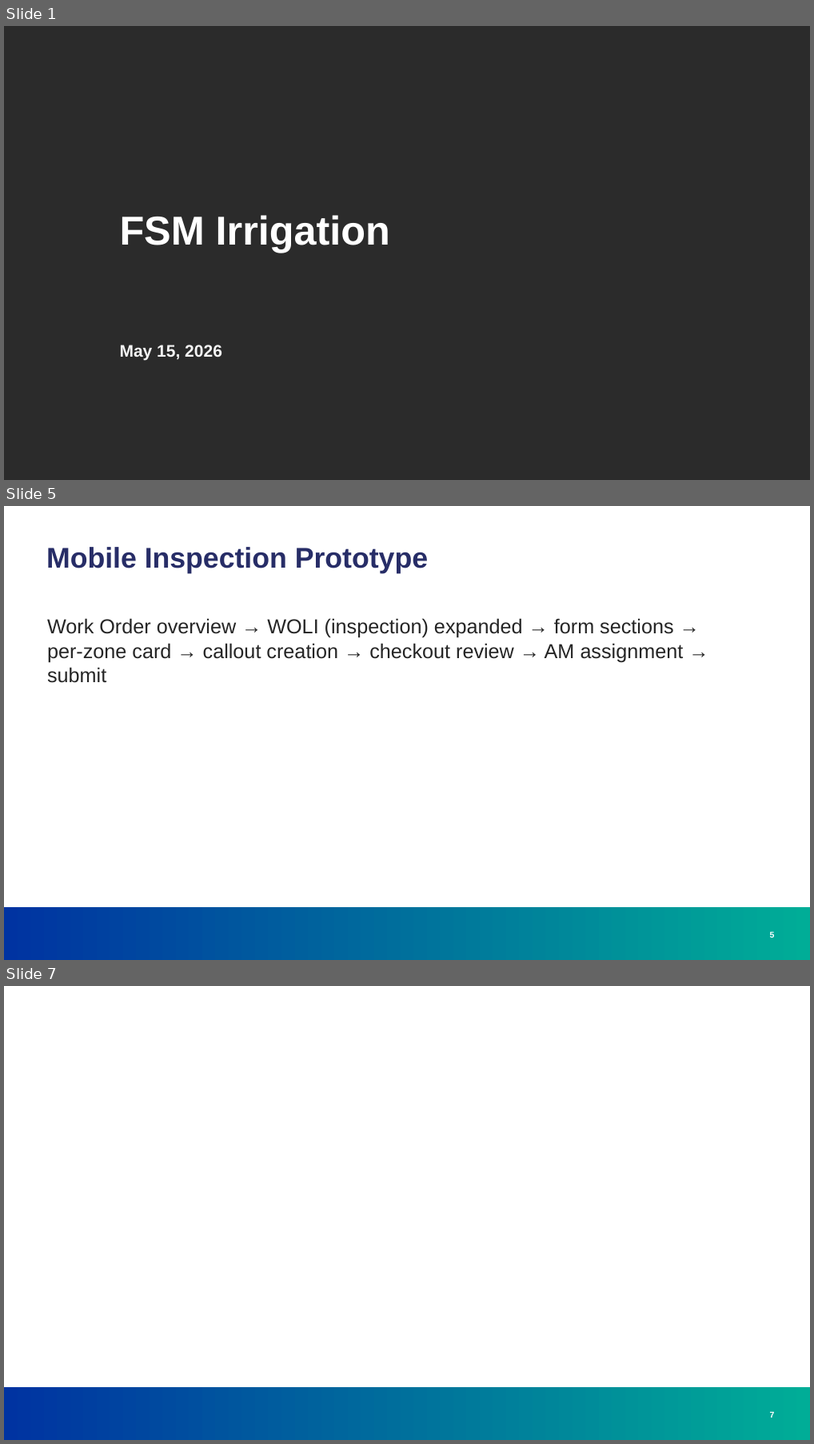
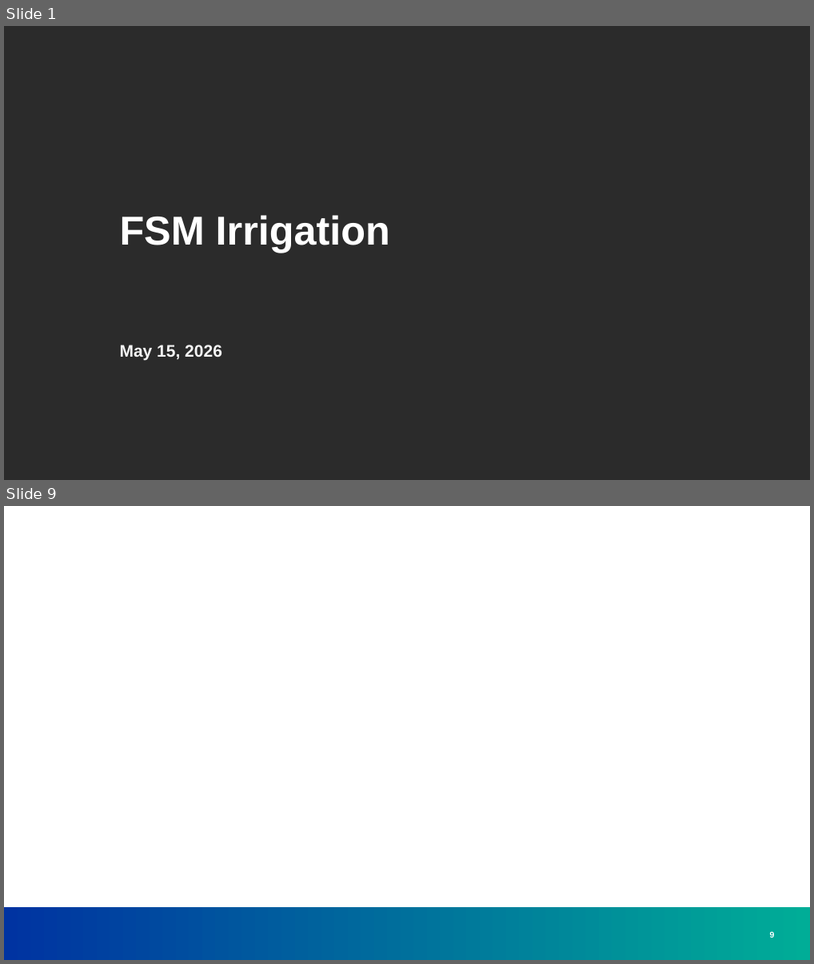
Before and after one commit to greg-e/irrigation, a slide deck: fsm_irrigation.pptx. Shown one above the other, each under a label of ours: slides 1, 5 and 7 before the commit, slides 1 and 9 after it; the slides between them are not shown. The pictures are 814x1444 and 814x964 pixels, drawn with LibreOffice and Linux fonts; fonts in the diff are those of the drawing; background and template pictures are left out; a plain dark background stands for a picture behind light text. Boxes give left, top, right and bottom in pixels: in the first picture for what was removed or moved away, otherwise in the second. Text is boxed around its words. In the diff, an @@ line names an element or a change of style, - is before the commit and + after.

Commit message:
Update prototypes, docs, and discovery artifacts

```diff
--- a/fsm_irrigation.pptx
+++ b/fsm_irrigation.pptx
@@ slide 5 removed at box(4, 506, 810, 960), background #FFFFFF; not listed: 1 template element that a slide beside it also shows @@
@@ title removed at box(46, 547, 428, 573) @@
-Mobile Inspection Prototype
@@ text removed at box(47, 618, 684, 683) @@
-Work Order overview → WOLI (inspection) expanded → form sections → per-zone card → callout creation → checkout review → AM assignment → submit
@@ page number removed at box(770, 932, 775, 937) @@
-5
@@ what was slide 7 is now slide 9 @@
@@ page number at box(770, 931, 775, 937): text changed @@
-7
+9
```
Also in this commit, not shown: 2 slides changed, 5 slides added, 4 other slides removed, 10 other files.
